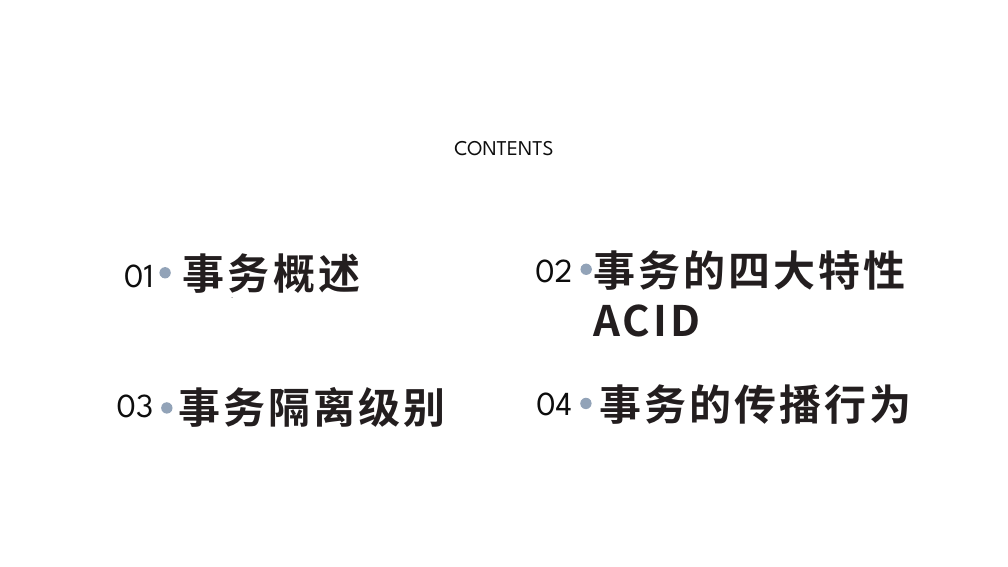
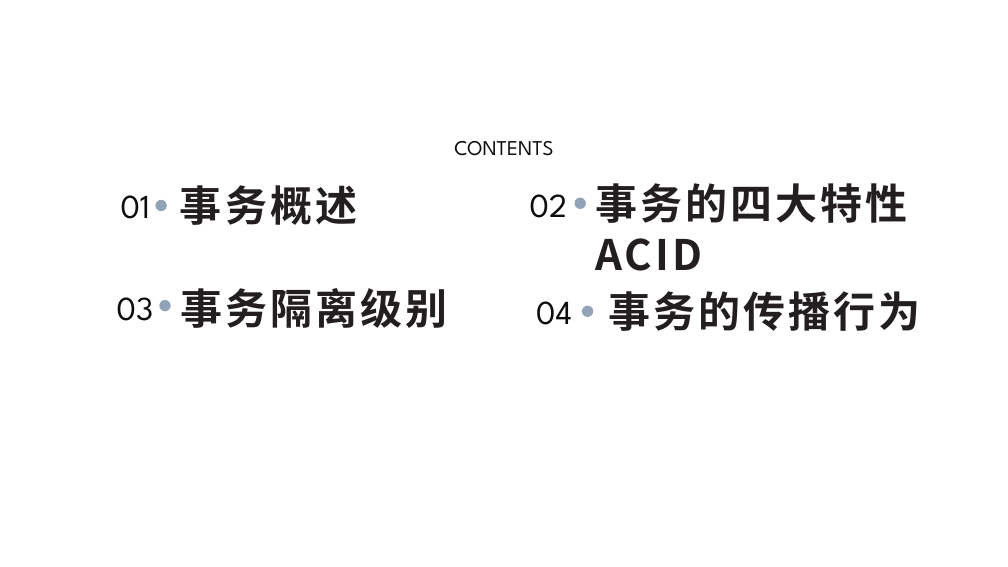
Before and after one commit to yangzhengx/dev01, a slide deck: slide 2 of 演讲.pptx. Drawn at 1008x567 pixels with LibreOffice and Linux fonts; fonts in the diff are those of the drawing; background and template pictures are left out. Boxes give left, top, right and bottom in pixels: in the first picture for what was removed or moved away, otherwise in the second. Text is boxed around its words. In the diff, an @@ line names an element or a change of style, - is before the commit and + after.

```diff
--- a/演讲.pptx
+++ b/演讲.pptx
@@ text "事务概述" rewrapped from (183,253,360,298) to (180,185,357,225) @@
@@ text "事务的四大特性ACID": place and size @@
-text "事务的四大特性ACID" at (593,250,905,337)
+text "事务的四大特性ACID" at (595,183,907,271)
@@ text "01": place and size @@
-text "01" at (124,264,154,288)
+text "01" at (121,195,151,219)
@@ 2 ellipses, 1 text: place and size @@
-2 ellipses, 1 text at (160,259,592,283)
+2 ellipses, 1 text at (156,194,586,218)
@@ text "03": place and size @@
-text "03" at (117,394,154,418)
+text "03" at (117,297,154,321)
@@ text "事务隔离级别": place and size @@
-text "事务隔离级别" at (178,387,445,427)
+text "事务隔离级别" at (180,288,447,328)
@@ text "04": place and size @@
-text "04" at (536,392,572,416)
+text "04" at (536,301,572,325)
@@ text "事务的传播行为": place and size @@
-text "事务的传播行为" at (599,384,911,424)
+text "事务的传播行为" at (609,291,921,331)
@@ ellipse: place and size @@
-ellipse at (161,402,172,414)
+ellipse at (160,300,171,312)
@@ ellipse: place and size @@
-ellipse at (581,398,592,409)
+ellipse at (582,306,594,317)
```
Also in this commit, not shown: 12 other slides changed, 1 slide added.
